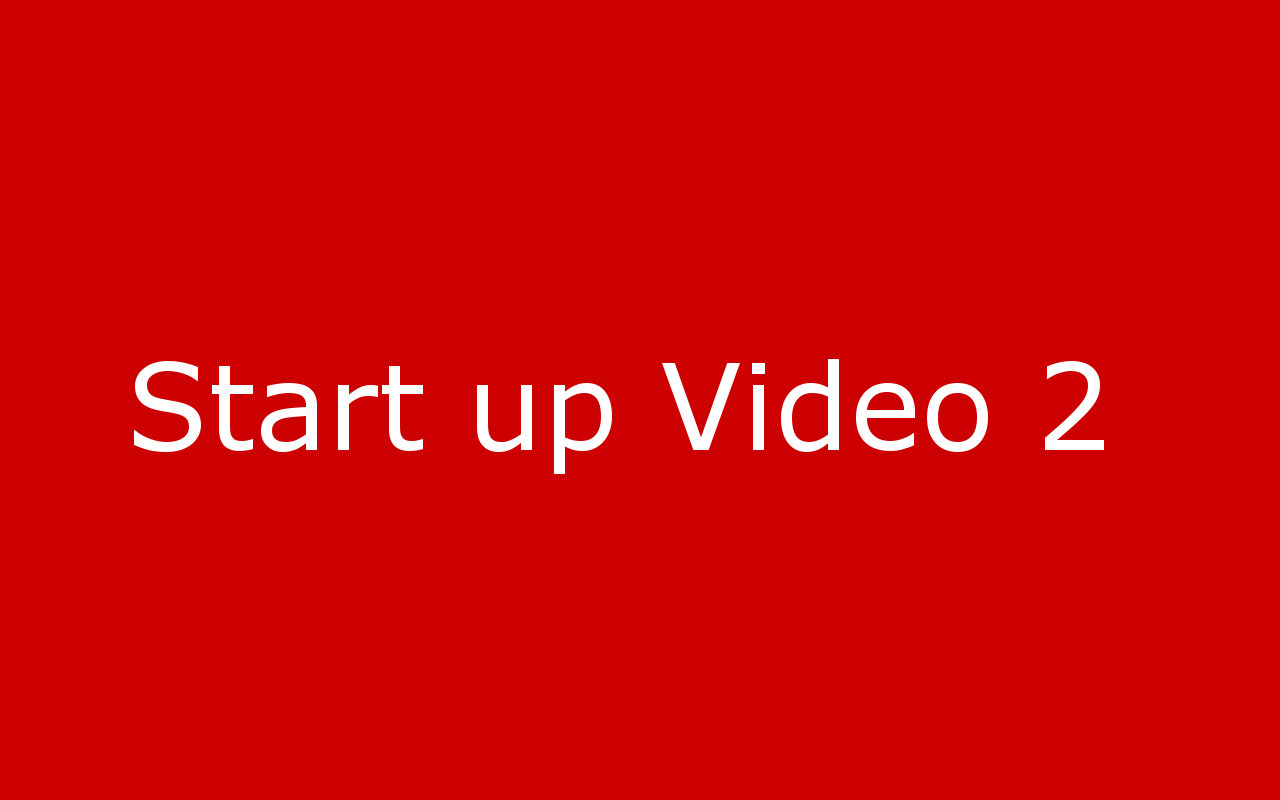
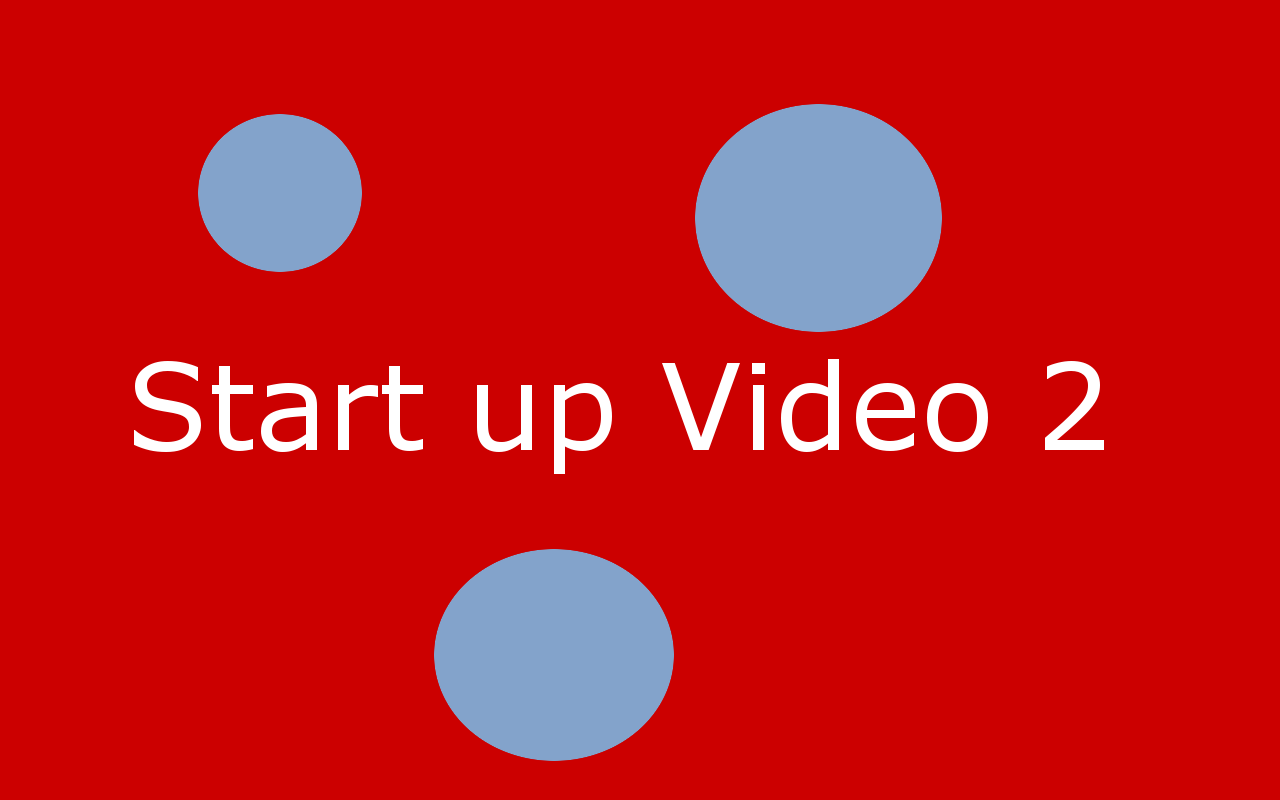
Layer changes from the first (1280, 800) image to the second:
painted on "Background" over (198, 104, 942, 761)
